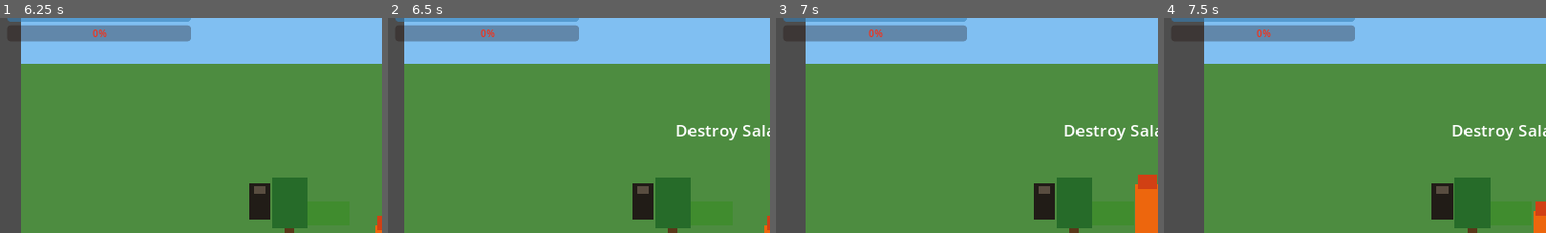
Above: before the commit, frames 1-4 (left to right).
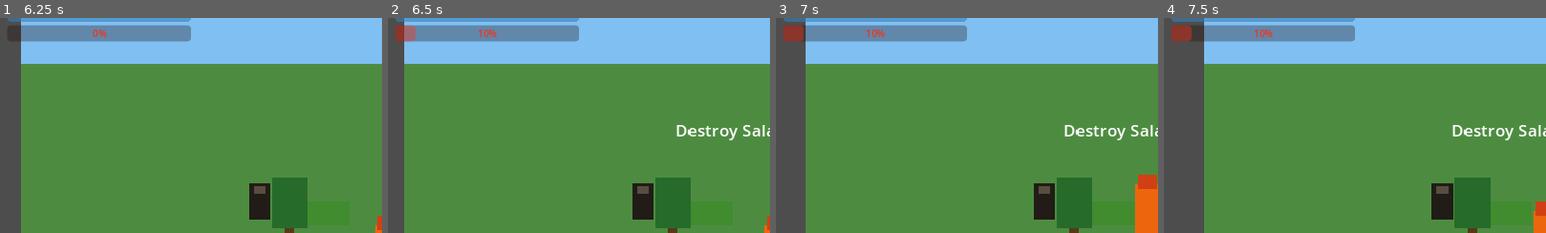
Above: after the commit, the same moments.

Repository: sushritha22496-lang/MediShift
Game: Godot game, scene res://scenes/main_menu.tscn
Same seed, same stepped clock (60 frames per second), same inputs: the game is played once before the commit and once after it.
Inputs:
- Up to frame 1 (6.25 s): click "New Game" at 0.5 s; tap Enter at 1.25 s; hold D (move_right) 1.28-2.78 s; tap R (rage, bound only after the commit) at 1.35, 2.3, 3.05, 3.8, 4.55, 5.3, 6.05 s; tap Space (jump) at 1.52, 2.27, 3.77, 4.52, 5.27 s; tap 2 (anima) at 2.1 s; hold A (move_left) 2.78-3.53 s; tap Ctrl (attack) at 2.85 s; hold D (move_right) 3.53-5.03 s; tap Shift (dash) at 3.6 s; hold F (fly) 4.28-5.03 s; hold A (move_left) 5.03-5.78 s; tap 4 (garima) at 5.1 s; hold D (move_right) from 5.78 s (still down); hold Alt (heavy_attack) from 5.78 s (still down)
- Up to frame 2 (6.5 s): keep holding D (move_right); keep holding Alt (heavy_attack)
- Up to frame 3 (7 s): release D (move_right) at 6.53 s; release Alt (heavy_attack) at 6.53 s; hold A (move_left) from 6.53 s (still down); tap E (interact) at 6.6 s; tap Space (jump) at 6.77 s; tap R (rage, bound only after the commit) at 6.8 s
- Up to frame 4 (7.5 s): keep holding A (move_left); tap 1 (mahima) at 7.35 s
The pictures show only the part of the screen within x 0-50%, y 13-63%; the shares and areas given below are measured in that part.

Frame 1 is identical in both runs. In frame 2, 0.5% of the frame differs, in the area x 1-29%, y 3-12%; in frame 3, 0.5%; in frame 4, 0.5%.

Commit message:
Complete the rage and combo systems (both were dead code)
rage_meter filled from hits and rage_filled emitted, but nothing ever
called use_rage() — there was no way to actually activate it even at
100%, and the HUD's RageBar never updated from the meter at all. Added
an [R] input action, wired the HUD bar to a new rage_changed signal,
and a notification when rage is ready. Also wired HUD.add_combo() —
previously defined but never called — into the hit-landing path so the
combo counter actually tracks consecutive hits.

Diff:
--- a/project.godot
+++ b/project.godot
@@ -95,6 +95,11 @@
 "events": [Object(InputEventKey,"resource_local_to_scene":false,"resource_name":"","device":-1,"window_id":0,"alt_press …(191 unchanged characters)…
 ]
 }
+rage={
+"deadzone": 0.5,
+"events": [Object(InputEventKey,"resource_local_to_scene":false,"resource_name":"","device":-1,"window_id":0,"alt_pressed":false,"shift_pressed":false,"ctrl_pressed":false,"meta_pressed":false,"pressed":false,"keycode":0,"physical_keycode":82,"key_label":0,"unicode":114,"location":0,"echo":false,"script":null)
+]
+}
 pause={
 "deadzone": 0.5,
 "events": [Object(InputEventKey,"resource_local_to_scene":false,"resource_name":"","device":-1,"window_id":0,"alt_press …(195 unchanged characters)…
--- a/scripts/player/Hanuman.gd
+++ b/scripts/player/Hanuman.gd
@@ -72,6 +72,7 @@
 signal health_changed(current: float, maximum: float)
 signal died()
 signal rage_filled()
+signal rage_changed(current: float)
 signal power_used(power: String)
 
 func _play_anim(anim_name: String) -> void:
@@ -250,6 +251,8 @@
 		_activate_tail_fire()
 	if Input.is_action_just_pressed("garima") and GameManager.has_power("garima"):
 		_toggle_garima()
+	if Input.is_action_just_pressed("rage") and rage_meter >= 100.0:
+		use_rage()
 
 func _toggle_mahima() -> void:
 	if is_anima:
@@ -338,6 +341,8 @@
 		body.take_damage(dmg, global_position)
 		AudioManager.play_sfx("gada_hit")
 		add_rage(10.0)
+		if hud and hud.has_method("add_combo"):
+			hud.add_combo()
 
 func _on_tail_hit(body: Node2D) -> void:
 	if body.has_method("take_damage"):
@@ -348,6 +353,7 @@
 # ─── Rage ─────────────────────────────────────────────────────────────────────
 func add_rage(amount: float) -> void:
 	rage_meter = minf(rage_meter + amount, 100.0)
+	rage_changed.emit(rage_meter)
 	if rage_meter >= 100.0:
 		rage_filled.emit()
 
@@ -355,6 +361,7 @@
 	if rage_meter < 100.0:
 		return
 	rage_meter = 0.0
+	rage_changed.emit(rage_meter)
 	AudioManager.play_sfx("roar")
 	_activate_rage_mode()
 
--- a/scripts/ui/HUD.gd
+++ b/scripts/ui/HUD.gd
@@ -49,6 +49,14 @@
 	if player:
 		player.health_changed.connect(_on_health_changed)
 		player.power_used.connect(_on_power_used)
+		player.rage_changed.connect(_on_rage_changed)
+		player.rage_filled.connect(_on_rage_filled)
+
+func _on_rage_changed(current: float) -> void:
+	rage_bar.value = current
+
+func _on_rage_filled() -> void:
+	_show_notification("RAGE READY! Press [R] to unleash!", 3.0)
 
 func _on_health_changed(current: float, maximum: float) -> void:
 	health_bar.max_value = maximum
Not shown, changed: docs/index.html
Not shown, changed: docs/index.pck
Not shown, changed: docs/index.service.worker.js
